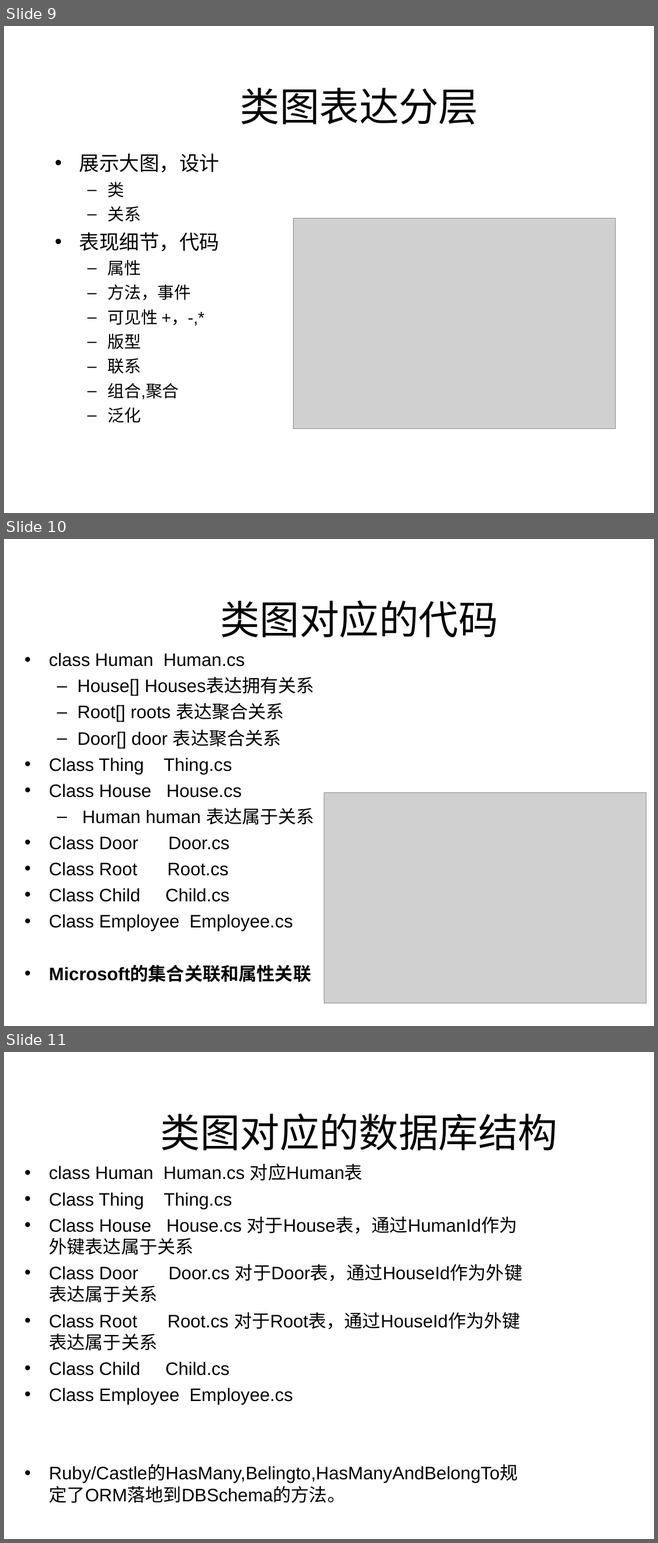
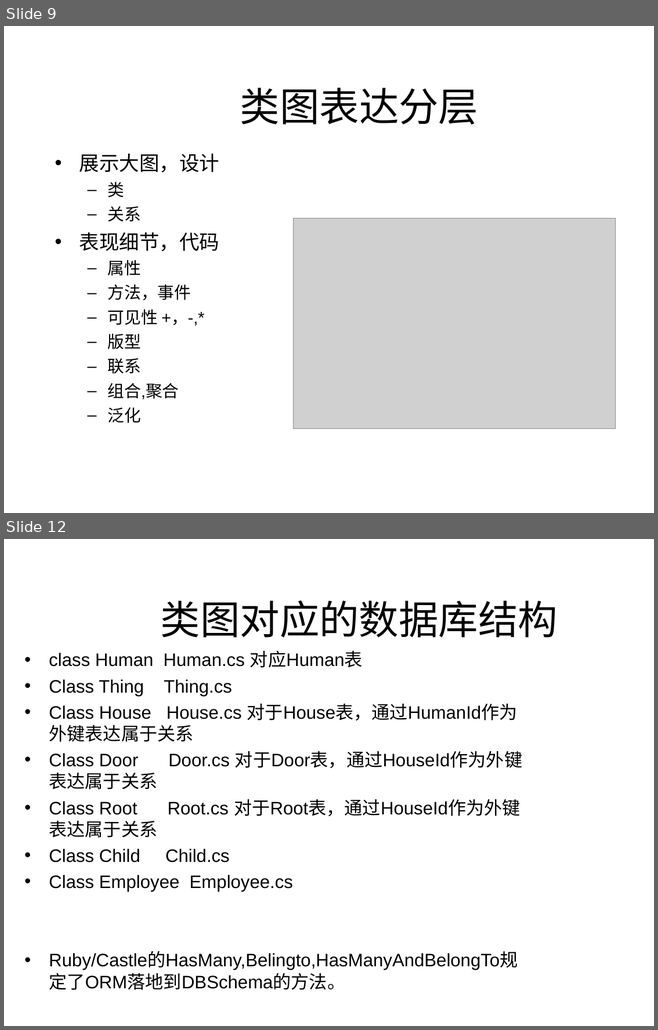
Before and after one commit to 1000copy/delpy, a slide deck: docs/1021project/UML理论和实践.ppt. Shown one above the other, each under a label of ours: slides 9, 10 and 11 before the commit, slides 9 and 12 after it; the slides between them are not shown. The pictures are 658x1543 and 658x1030 pixels, drawn with LibreOffice and Linux fonts; fonts in the diff are those of the drawing; grey boxes stand for pictures; background and template pictures are left out. Boxes give left, top, right and bottom in pixels: in the first picture for what was removed or moved away, otherwise in the second. Text is boxed around its words. In the diff, an @@ line names an element or a change of style, - is before the commit and + after.

```diff
--- a/docs/1021project/UML理论和实践.ppt
+++ b/docs/1021project/UML理论和实践.ppt
@@ slide 10 removed at <box>4,539,654,1026</box>, background #FFFFFF @@
@@ text removed at <box>220,600,498,638</box> @@
-类图对应的代码
@@ text removed at <box>49,653,314,982</box> @@
-• class Human Human.cs
-  – House[] Houses表达拥有关系
-  – Root[] roots 表达聚合关系
-  – Door[] door 表达聚合关系
-• Class Thing Thing.cs
-• Class House House.cs
-  – Human human 表达属于关系
-• Class Door Door.cs
-• Class Root Root.cs
-• Class Child Child.cs
-• Class Employee Employee.cs
-• Microsoft的集合关联和属性关联
@@ picture removed at <box>324,793,646,1004</box> @@
@@ what was slide 11 is now slide 12 @@
```
Also in this commit, not shown: 5 slides changed, 7 slides added, 1 other slide removed.
